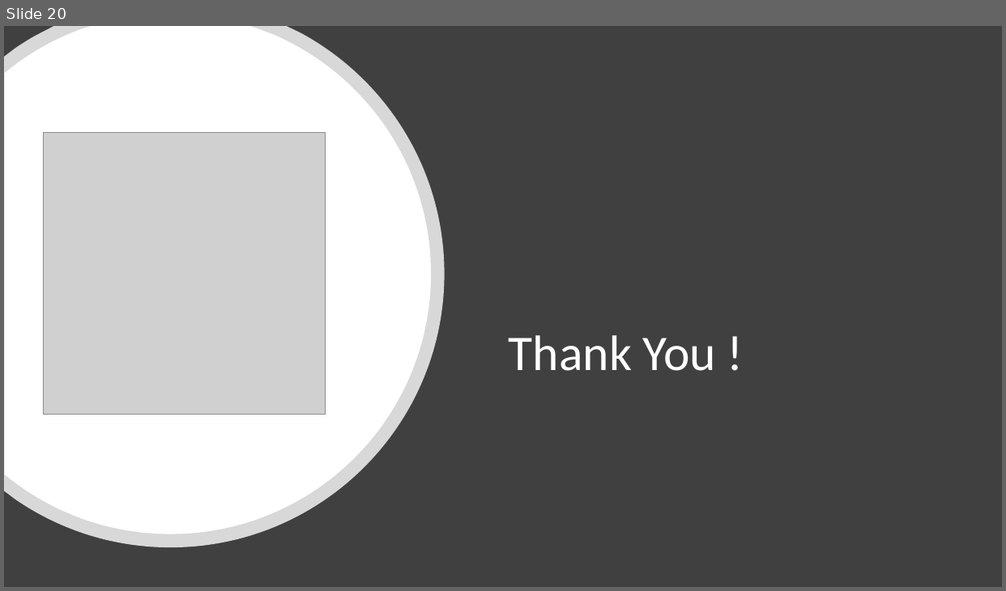
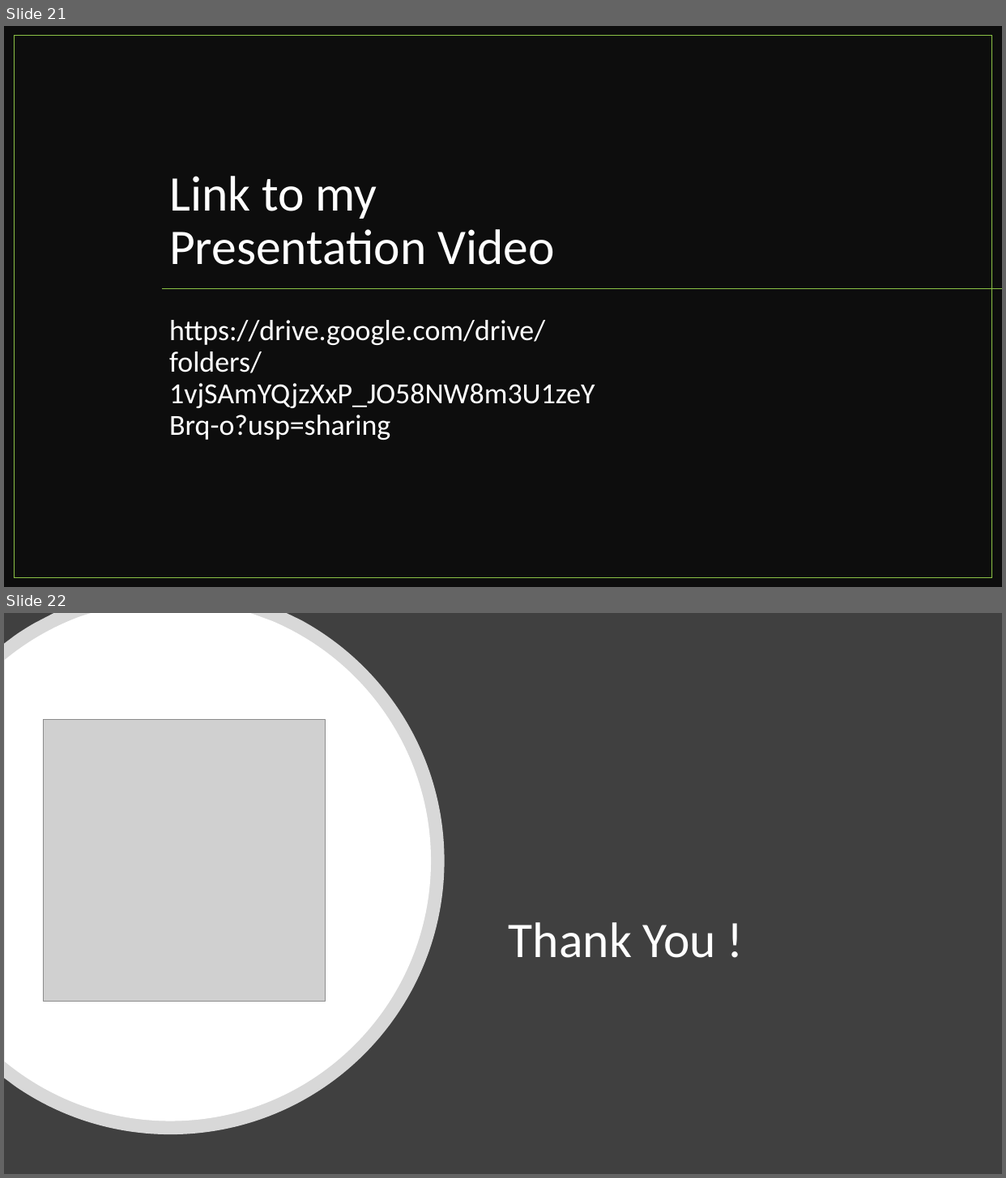
Before and after one commit to maitravpatel/Assignment4-CSharp, a slide deck: Assignment 4.pptx. Shown one above the other, each under a label of ours: slide 20 before the commit, slides 21 and 22 after it. The pictures are 1006x591 and 1006x1178 pixels, drawn with LibreOffice and Linux fonts; fonts in the diff are those of the drawing; grey boxes stand for pictures. Boxes give left, top, right and bottom in pixels: in the first picture for what was removed or moved away, otherwise in the second. Text is boxed around its words. In the diff, an @@ line names an element or a change of style, - is before the commit and + after.

```diff
--- a/Assignment 4.pptx
+++ b/Assignment 4.pptx
@@ slide 21 added at [4, 26, 1002, 587], background #FFFFFF @@
@@ rectangle added at [4, 26, 1002, 587], fill #0D0D0D @@
@@ rectangle added at [15, 36, 992, 578], outline #8BC145 1 pt @@
@@ title added at [169, 176, 554, 265], 48 pt, text #FFFFFF @@
+Link to my Presentation Video
@@ line added from (1002, 288) to (162, 288), #8BC145 1 pt @@
@@ text added at [169, 320, 594, 440], 28 pt, text #FFFFFF @@
+https://drive.google.com/drive/folders/1vjSAmYQjzXxP_JO58NW8m3U1zeYBrq-o?usp=sharing
@@ what was slide 20 is now slide 22 @@
```
Also in this commit, not shown: 1 slide changed, 1 other slide added, 1 other file.
